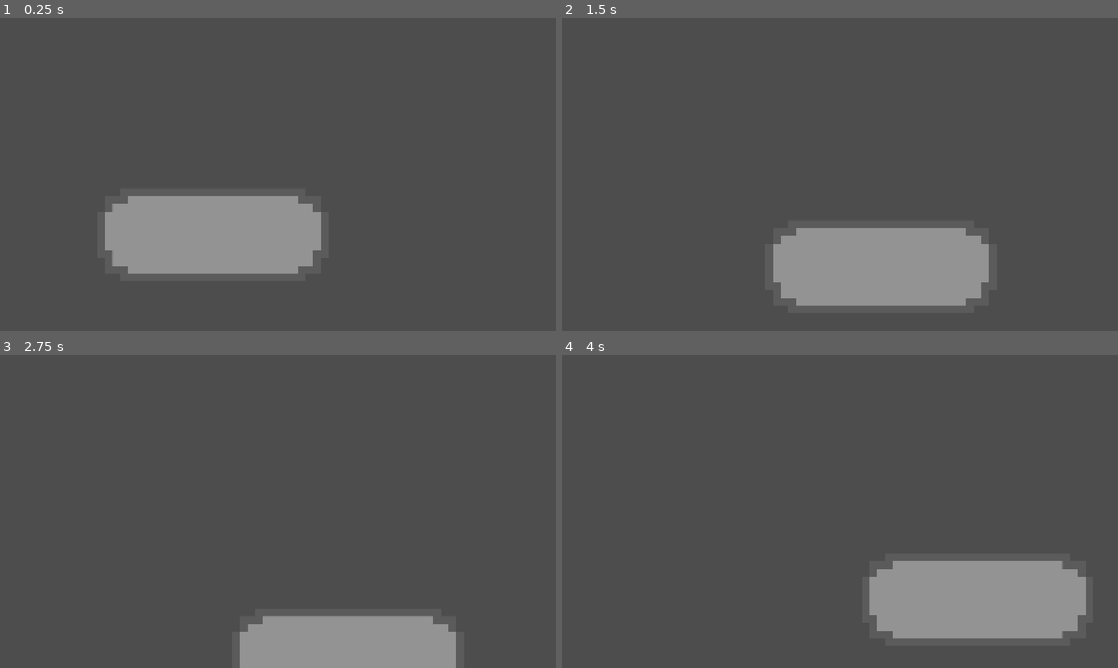
Above: before the commit, frames 1-4 (two rows, left to right).
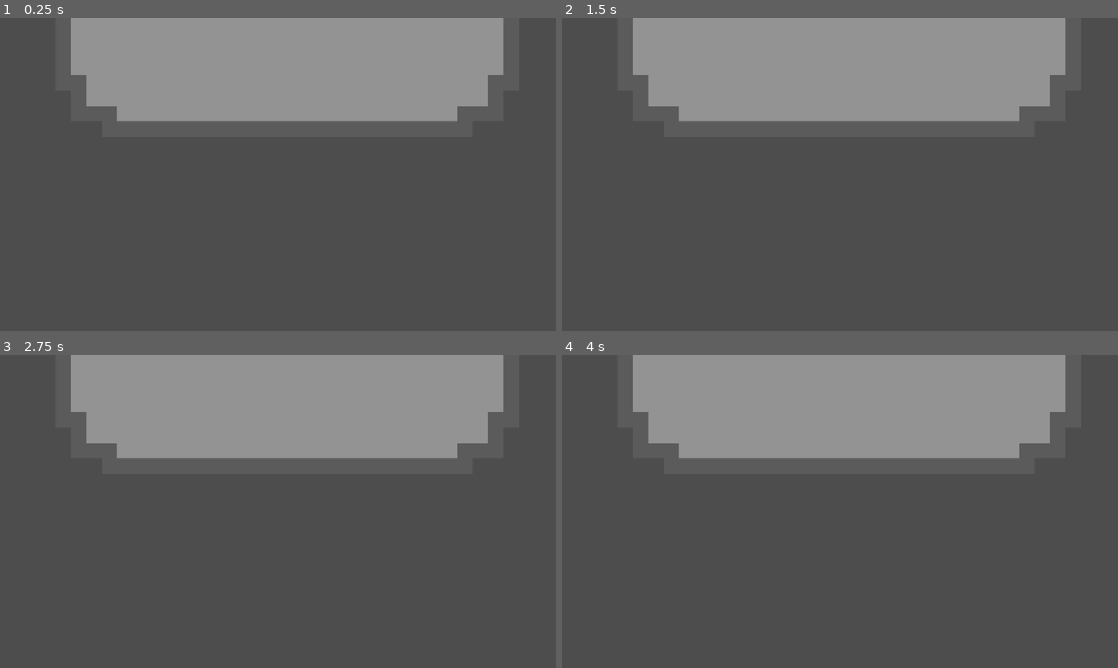
Above: after the commit, the same moments.

Repository: Junoholic/Bounce-Back-Project
Game: Godot game, scene res://main.tscn
Two runs of this game, one before a commit and one after it. Both use one fixed random seed, a clock stepped at 60 frames per second and the inputs below. Before the commit the project starts from res://node_2d.tscn.
Inputs:
- Up to frame 1 (0.25 s): no input
- Up to frame 2 (1.5 s): hold D (move_right) 0.53-1.28 s; hold A (move_left) from 1.28 s (still down)
- Up to frame 3 (2.75 s): release A (move_left) at 2.03 s; hold D (move_right) from 2.03 s (still down)
- Up to frame 4 (4 s): release D (move_right) at 3.53 s; hold A (move_left) from 3.53 s (still down)

The runs differ from the first frame. In frame 1, 34% of the frame differs, in the area x 12-91%, y 0-82%; in frame 2, 34%; in frame 3, 31%; in frame 4, 34%, in the area x 12-95%, y 0-91%.

Commit message:
changed default to main

Diff:
--- a/pinbounce/project.godot
+++ b/pinbounce/project.godot
@@ -11,7 +11,7 @@
 [application]
 
 config/name="Pinbounce"
-run/main_scene="uid://ck32twtjweevn"
+run/main_scene="uid://2ool7smor085"
 config/features=PackedStringArray("4.7", "GL Compatibility")
 config/icon="res://icon.svg"
 
